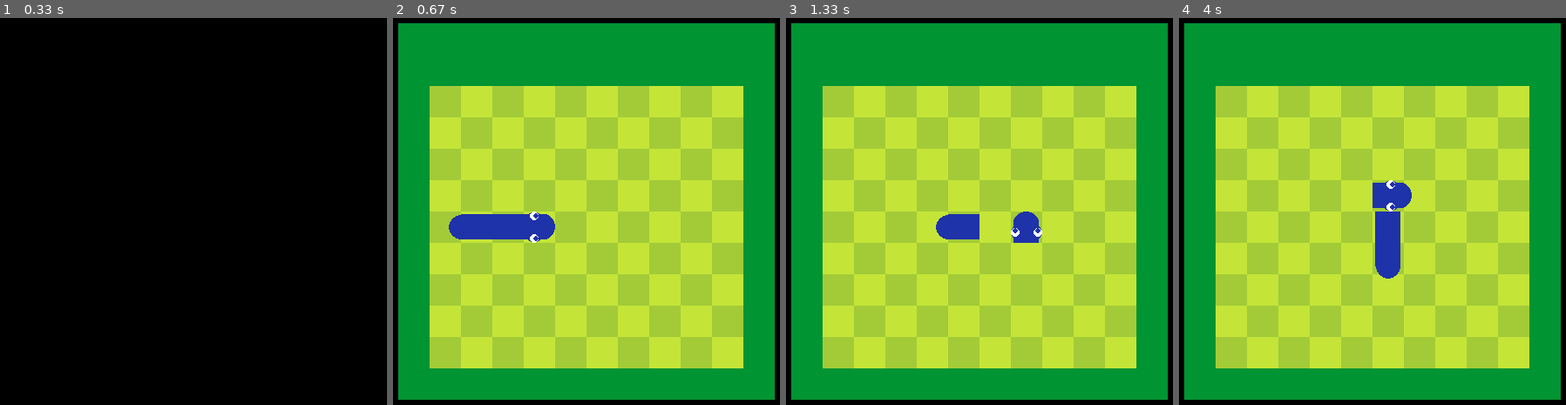
Above: before the commit, frames 1-4 (left to right).
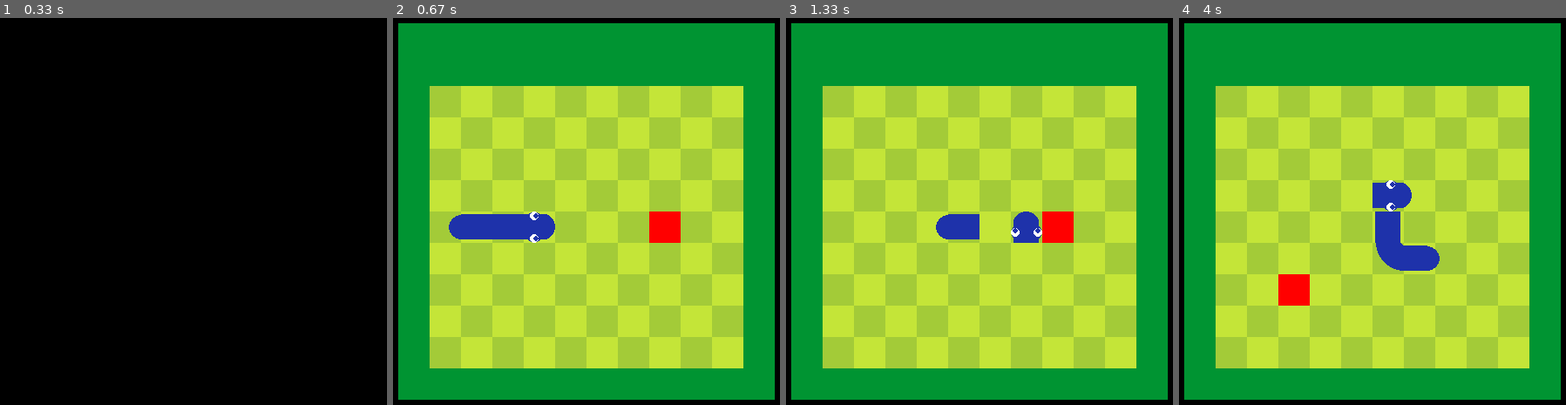
Above: after the commit, the same moments.

Repository: the24/pygame-snake
Game: pygame game, started from main.py
Two runs of this game, one before a commit and one after it. Both use one fixed random seed, a clock stepped at 60 frames per second and the inputs below.
Inputs:
- Up to frame 1 (0.33 s): no input
- Up to frame 2 (0.67 s): tap Space at 0.33 s
- Up to frame 3 (1.33 s): hold Right 0.67-1.13 s; hold Up from 1.17 s (still down)
- Up to frame 4 (4 s): release Up at 1.47 s; hold Right 1.5-1.97 s; hold Left 2-2.53 s; hold Down 2.57-2.87 s; hold Left 2.9-3.3 s; hold Up 3.33-3.7 s; hold Right from 3.73 s (still down)

Frame 1 is identical in both runs. In frame 2, 0.7% of the frame differs, in the area x 66-75%, y 50-59%; in frame 3, 0.7%; in frame 4, 1.5%, in the area x 25-68%, y 58-75%.

Commit message:
ajout de la base du système de nourriture

Diff:
--- a/board.py
+++ b/board.py
@@ -1,5 +1,6 @@
 import pygame
 
+from food import Apple
 from game_colors import Color
 from map import Map
 from menu import Menu
@@ -15,8 +16,17 @@
 
         self.append_child(self.map)
         self.snake = Snake(self.map)
+        self.apple = Apple(self.map)
         self.map._objects.append(self.snake)
+        self.map._objects.append(self.apple)
 
+
+    def update(self):
+        if self.snake.rect.collidepoint(self.apple.rect.center):
+            self.snake.eat()
+            self.apple.gen_new_apple(self.snake)
+
+        self.snake.update()
 
     def draw(self, screen: pygame.Surface):
         color = Color.DARK_GREEN
--- /dev/null
+++ b/food.py
@@ -0,0 +1,30 @@
+from random import randint
+
+from pygame import Rect
+
+from map import Map
+from object import Object
+from snake import Snake
+
+
+class Apple(Object):
+
+    def __init__(self, map: Map) -> None:
+        self.pos = (7, 4)
+        self.map = map
+        self.size = map.tile_size
+        x, y = map.get_pos(self.pos[0], self.pos[1]).topleft
+        super().__init__(x, y, self.size, self.size, color=(255, 0, 0))
+
+    def gen_new_apple(self, snake: Snake):
+        x = randint(0, self.map.width//self.map.tile_size - 1)
+        y = randint(0, self.map.height//self.map.tile_size - 1)
+        self.pos = (x, y)
+        while self.pos in snake.tail:
+            x = randint(0, self.map.width//self.map.tile_size - 1)
+            y = randint(0, self.map.height//self.map.tile_size - 1)
+            self.pos = (x, y)
+
+        x, y = self.map.get_pos(x, y).topleft
+        rect = Rect(x, y, self.size, self.size)
+        self.rect = rect
--- a/main.py
+++ b/main.py
@@ -27,7 +27,7 @@
     def update(self):
         if self.started:
             self.board.draw(screen)
-            self.snake().update()
+            self.board.update()
 
     def snake(self) -> Snake:
         return self.board.snake
--- a/snake.py
+++ b/snake.py
@@ -39,6 +39,8 @@
 
             for i in range(len(self.tail) - 1):
                 self.tail[i] = self.tail[i + 1]
+            # for i in range(1, len(self.tail)):
+            #     self.tail[i] = self.tail[i - 1]
 
             self.tail[self.tail_lenght - 1] = self.map.get_case(self.rect.x, self.rect.y)
         else:
@@ -49,6 +51,10 @@
             my = round(delta_y / 60 * self.speed)
             self.rect.x += mx
             self.rect.y += my
+
+    def eat(self):
+        self.tail.insert(0, self.tail[0])
+        self.tail_lenght += 1
 
     def get_corner_orientation(self, p0: Tuple[int, int], p1: Tuple[int, int], p2:Tuple[int, int]) -> Tuple[int, int] | int:
         top_left = (-1, -1)
